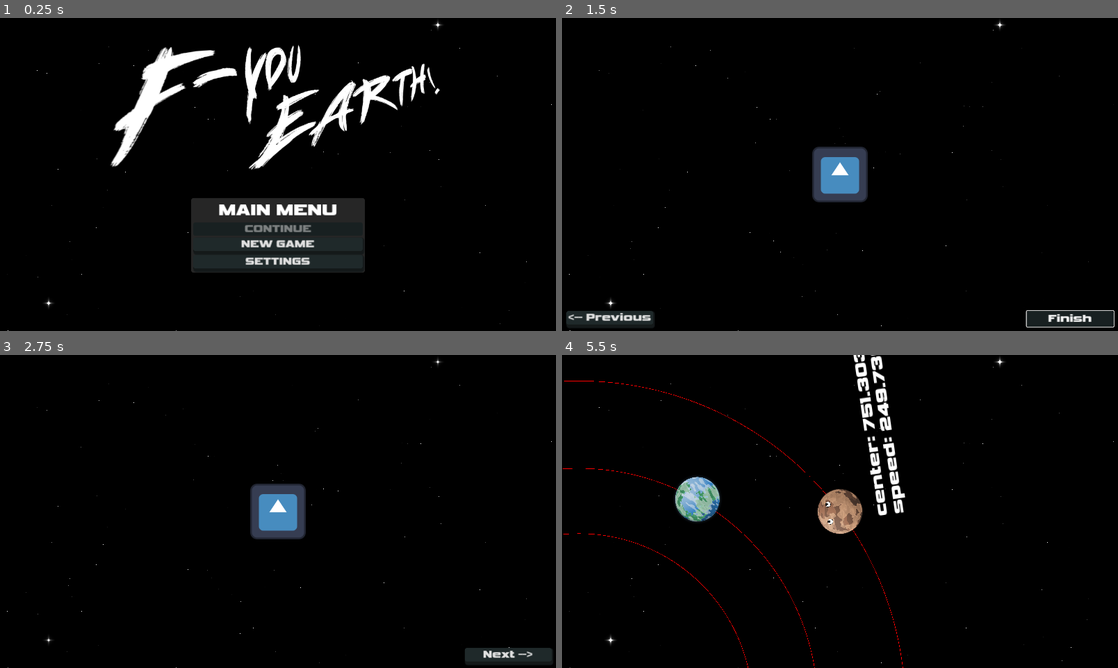
Above: before the commit, frames 1-4 (two rows, left to right).
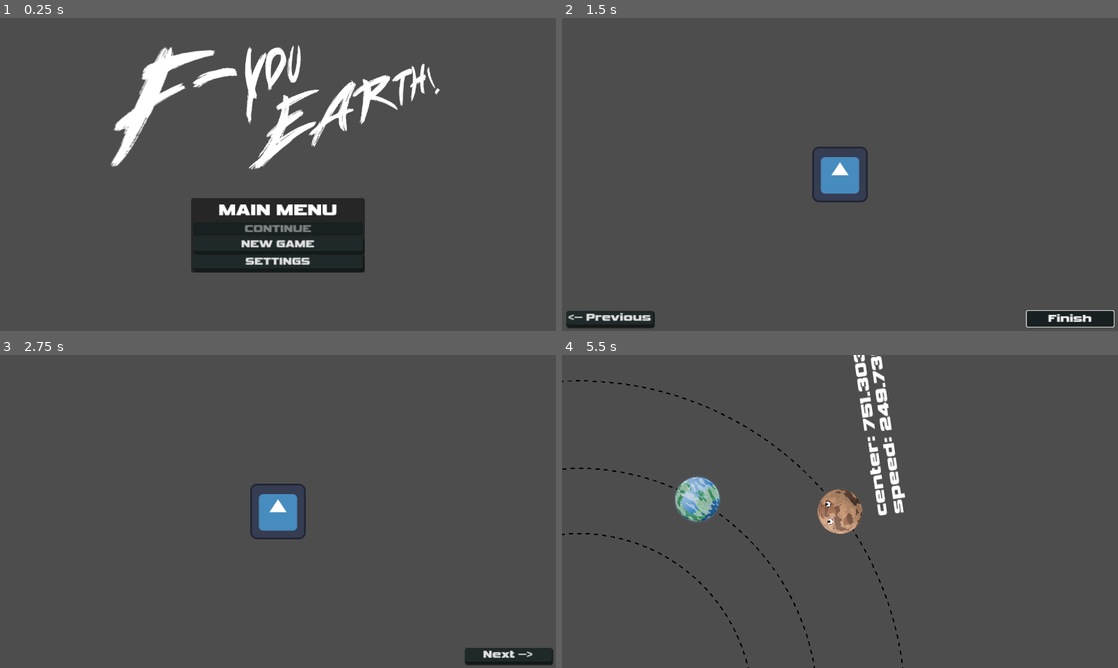
Above: after the commit, the same moments.

Repository: AnEvilPenguin/Pirate-Jam-16
Game: Godot game, scene res://Controllers/GameController/GameController.tscn
The game is run twice, just before and just after one commit, with the same random seed, the same clock (stepped at 60 frames per second) and the same inputs. The engine's default icon, where the game draws it, is replaced by a stand-in: a white triangle on a blue panel in a dark square.
Inputs (mouse positions are in pixels of both pictures, inside the frame that each line leads up to):
- Up to frame 1 (0.25 s): no input
- Up to frame 2 (1.5 s): click "NEW GAME" at 0.5 s; click "Next -->" at 1.25 s
- Up to frame 3 (2.75 s): click "<-- Previous" at 2 s
- Up to frame 4 (5.5 s): click "Next -->" at 2.75 s; click "Finish" at 3.5 s; tap Enter (ui_accept) at 4.25, 4.52, 5.27 s; move the mouse to (962, 495) at 4.27 s; hold Space (add_momentum) 4.28-5.03 s; hold Right (ui_right) from 4.28 s (still down); move the mouse to (728, 527) at 5.02 s; tap Space (add_momentum) at 5.1 s

The runs differ from the first frame. In frame 1, 88% of the frame differs, in the area x 0-100%, y 0-100%; in frame 2, 96%; in frame 3, 97%; in frame 4, 97%.

Commit message:
feat: dashed line example
Not really suitable for this case, but may be useful for other things

Diff:
--- a/Controllers/GameController/GameController.tscn
+++ b/Controllers/GameController/GameController.tscn
@@ -36,6 +36,7 @@
 
 [node name="BackgroundColorRect" type="ColorRect" parent="CanvasLayer"]
 process_mode = 3
+visible = false
 z_index = -50
 z_as_relative = false
 material = SubResource("ShaderMaterial_u8ewb")
--- a/Scenes/Components/orbit_line.tscn
+++ b/Scenes/Components/orbit_line.tscn
@@ -1,11 +1,19 @@
-[gd_scene load_steps=2 format=3 uid="uid://dmb1oatxee3p6"]
+[gd_scene load_steps=3 format=3 uid="uid://dmb1oatxee3p6"]
 
 [ext_resource type="Script" path="res://Scenes/Components/orbit_line.gd" id="1_82iq0"]
+[ext_resource type="Texture2D" uid="uid://dyan3huke828n" path="res://Assets/dashed_line.png" id="2_kw5pe"]
 
 [node name="OrbitLine" type="Node"]
 script = ExtResource("1_82iq0")
 
 [node name="Line2D" type="Line2D" parent="."]
 z_as_relative = false
-width = 1.0
+texture_repeat = 2
+points = PackedVector2Array(0, 0, 200, 0)
+width = 3.0
 default_color = Color(1, 0, 0, 1)
+texture = ExtResource("2_kw5pe")
+texture_mode = 1
+sharp_limit = 20.0
+round_precision = 10
+antialiased = true
Binary file added: Assets/dashed_line.aseprite
Binary file added: Assets/dashed_line.png
Not shown, added: Assets/dashed_line.png.import
